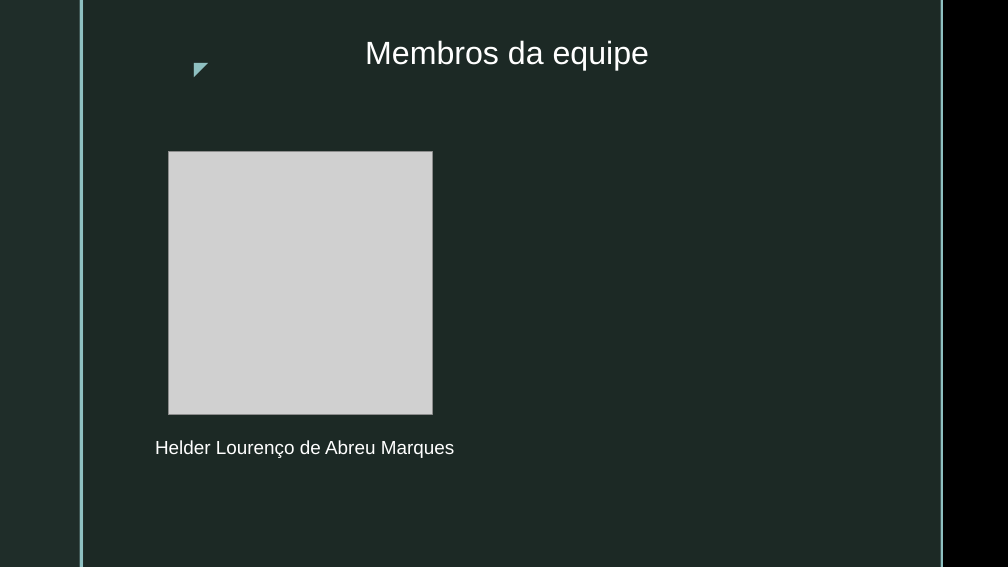
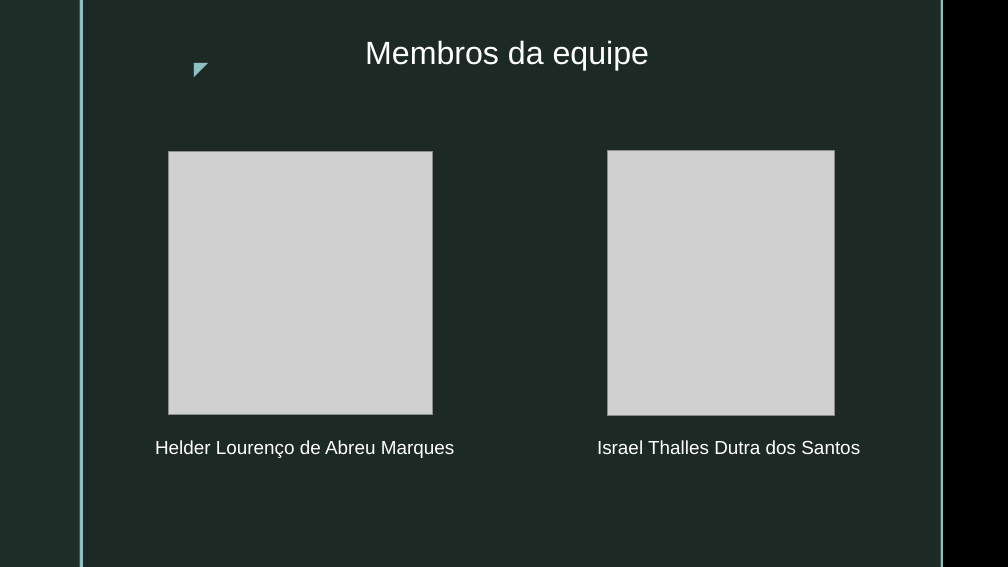
Before and after one commit to F1reFinger/Interacao-Humano-Computador, a slide deck: slide 2 of Apresentação_Final.pptx. Drawn at 1008x567 pixels with LibreOffice and Linux fonts; fonts in the diff are those of the drawing; grey boxes stand for pictures; background and template pictures are left out. Boxes give left, top, right and bottom in pixels: in the first picture for what was removed or moved away, otherwise in the second. Text is boxed around its words. In the diff, an @@ line names an element or a change of style, - is before the commit and + after.

Commit message:
Final Presentation Updated

```diff
--- a/Apresentação_Final.pptx
+++ b/Apresentação_Final.pptx
@@ picture added at (x1=608, y1=151, x2=835, y2=416) @@
@@ text added at (x1=597, y1=440, x2=860, y2=454), 18 pt, text #FFFFFF @@
+Israel Thalles Dutra dos Santos
```
